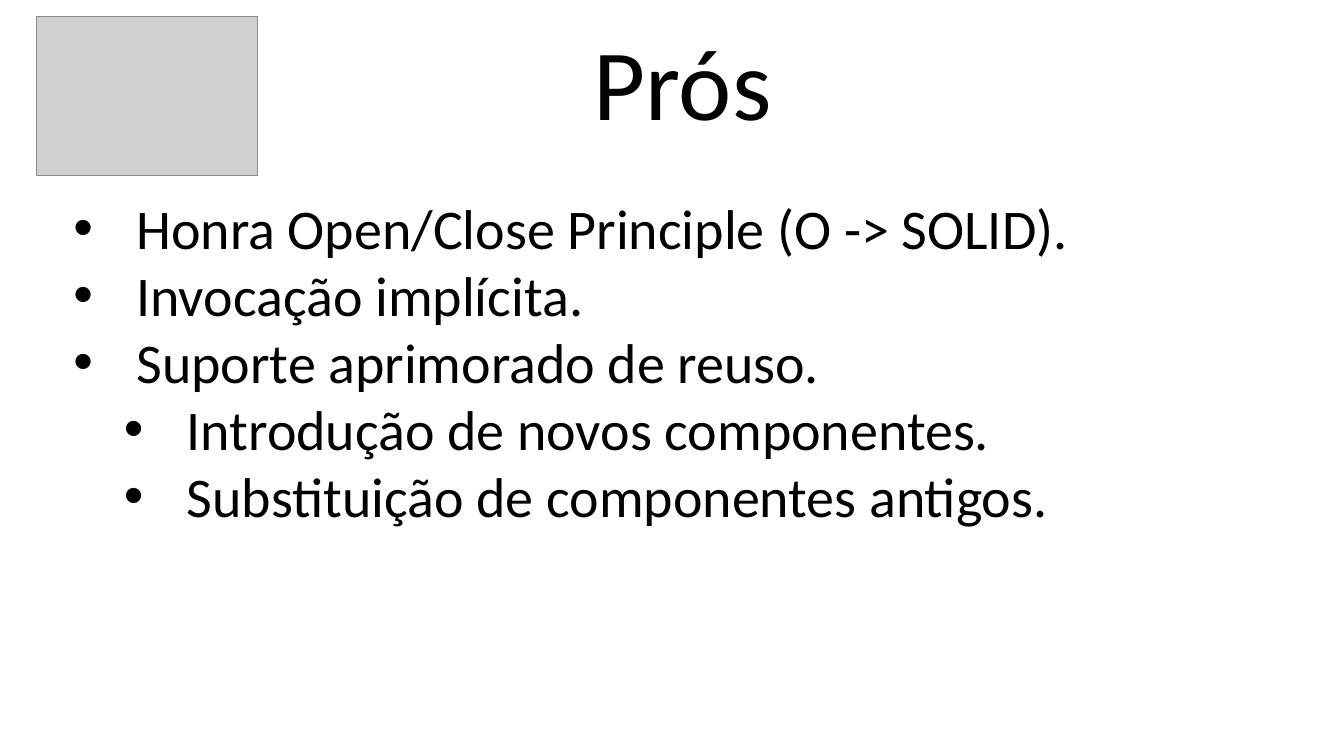
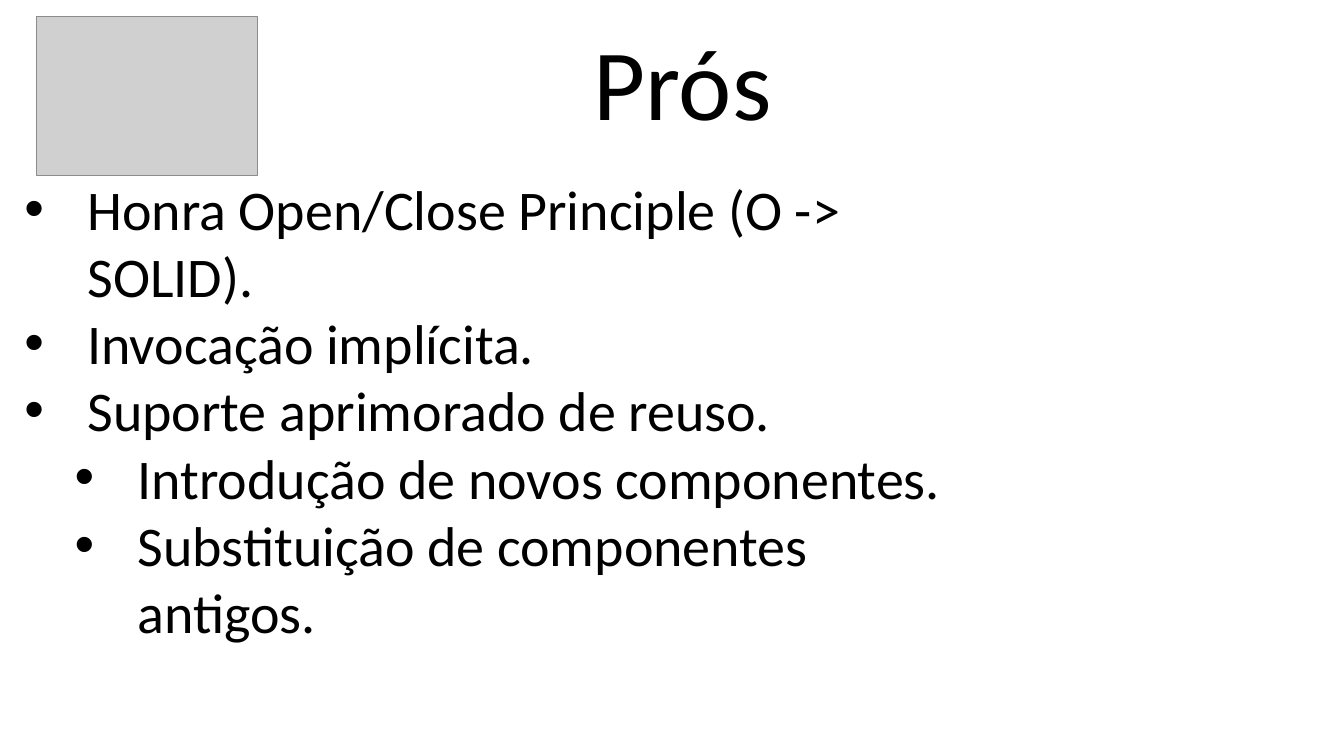
Before and after one commit to jslsolucoes/training, a slide deck: slide 5 of presentation/design-patterns/observer/observer.pptx. Drawn at 1344x756 pixels with LibreOffice and Linux fonts; fonts in the diff are those of the drawing; grey boxes stand for pictures. Boxes give left, top, right and bottom in pixels: in the first picture for what was removed or moved away, otherwise in the second. Text is boxed around its words. In the diff, an @@ line names an element or a change of style, - is before the commit and + after.

```diff
--- a/presentation/design-patterns/observer/observer.pptx
+++ b/presentation/design-patterns/observer/observer.pptx
@@ text "Honra Open/Close Principle (O -> ..." rewrapped from box(136, 208, 1068, 527) to box(87, 189, 939, 643) @@
```
Also in this commit, not shown: 2 other slides changed, 2 other files.
